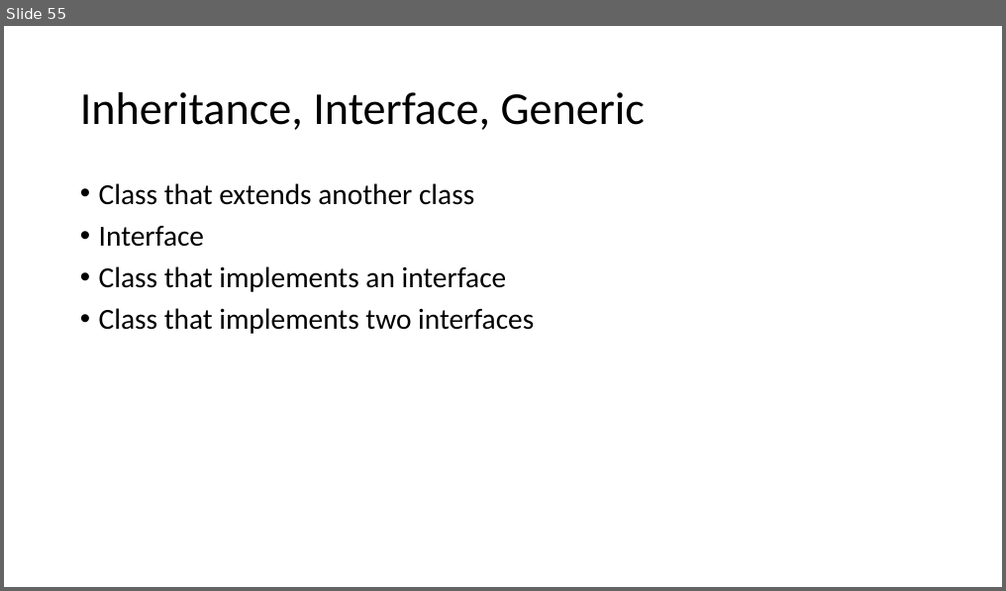
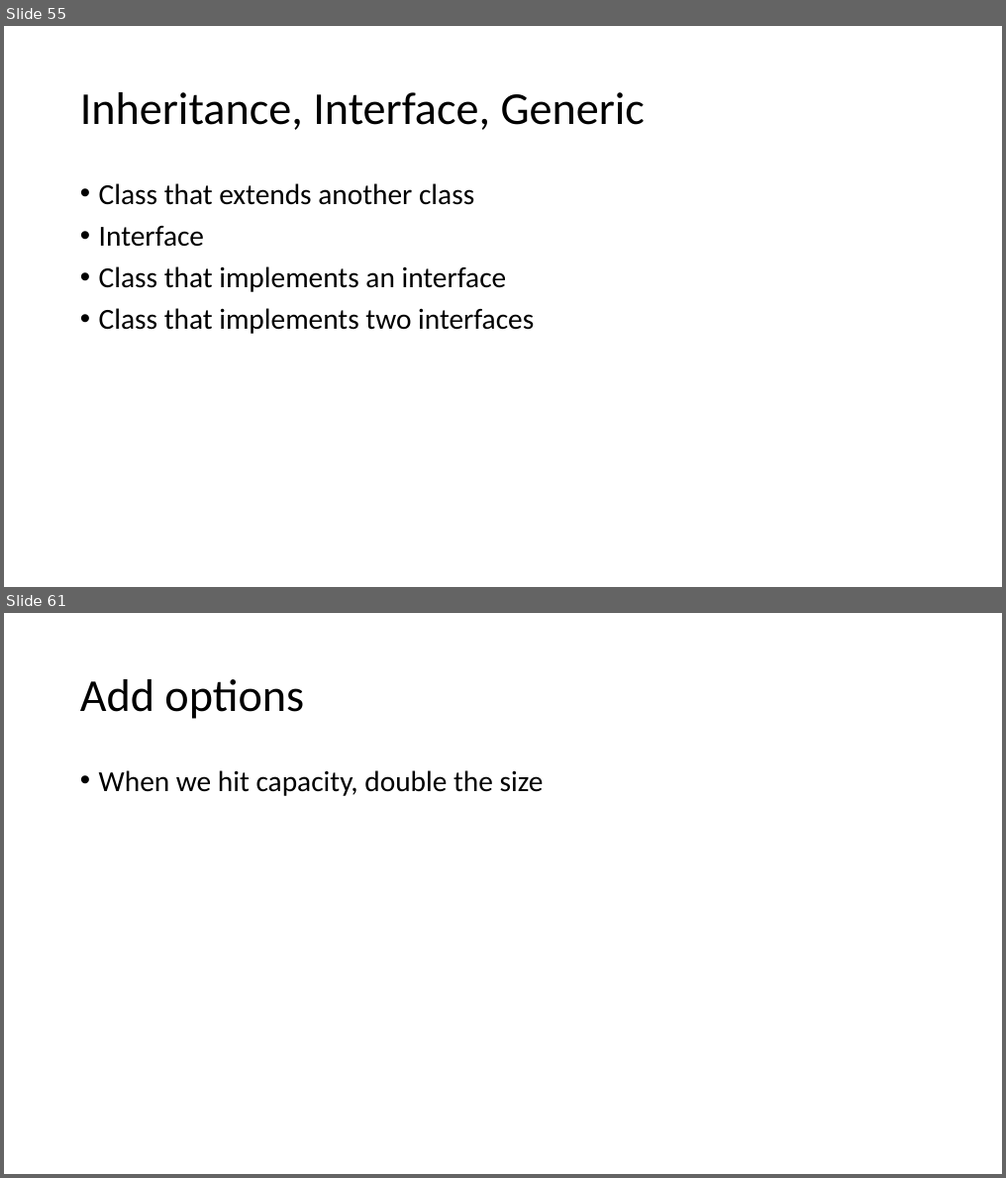
Before and after one commit to skalakm/232, a slide deck: notes.pptx. Shown one above the other, each under a label of ours: slide 55 before the commit, slides 55 and 61 after it; the slides between them are not shown. The pictures are 1006x591 and 1006x1178 pixels, drawn with LibreOffice and Linux fonts; fonts in the diff are those of the drawing. Boxes give left, top, right and bottom in pixels: in the first picture for what was removed or moved away, otherwise in the second. Text is boxed around its words. In the diff, an @@ line names an element or a change of style, - is before the commit and + after.

```diff
--- a/notes.pptx
+++ b/notes.pptx
@@ slide 61 added at (4,613,1002,1174), background #FFFFFF @@
@@ title added at (80,679,304,719), 44 pt, text #000000 @@
+Add options
@@ text added at (99,770,544,796), 28 pt, text #000000 @@
+• When we hit capacity, double the size
```
Also in this commit, not shown: 5 other slides added.
